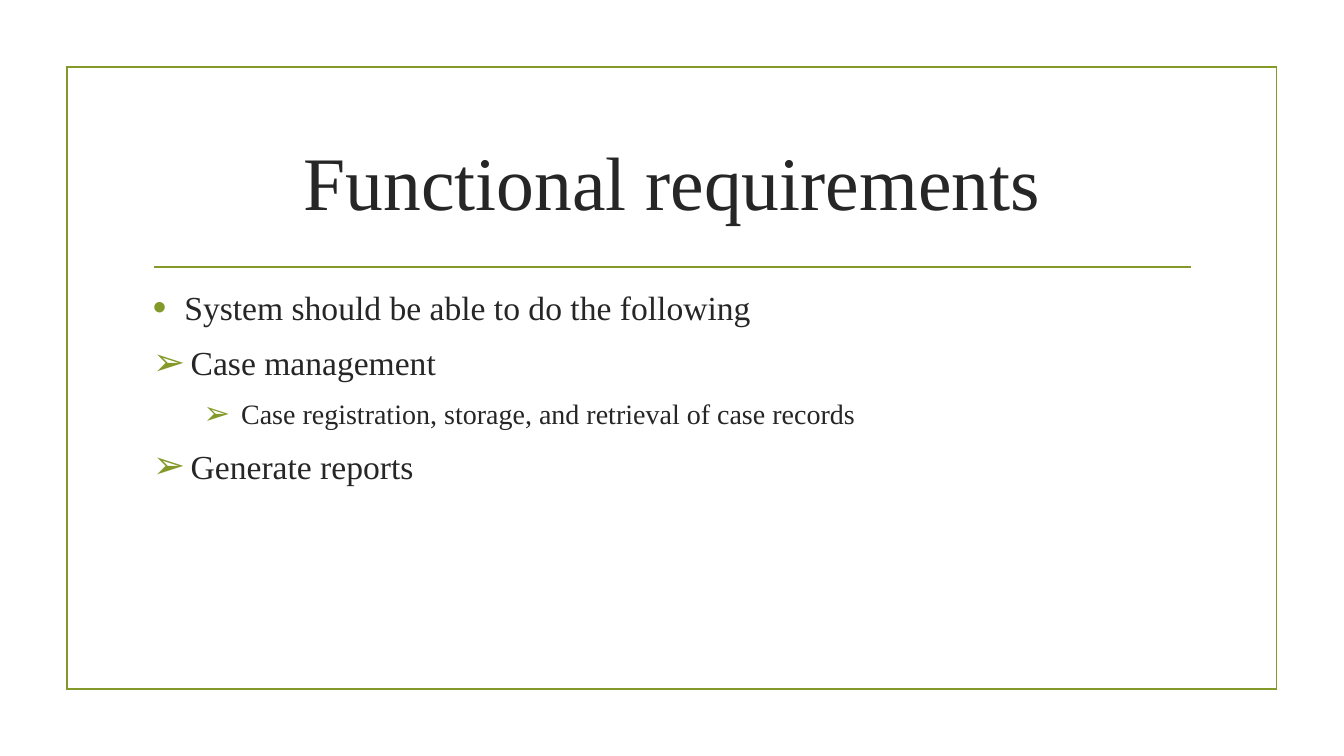
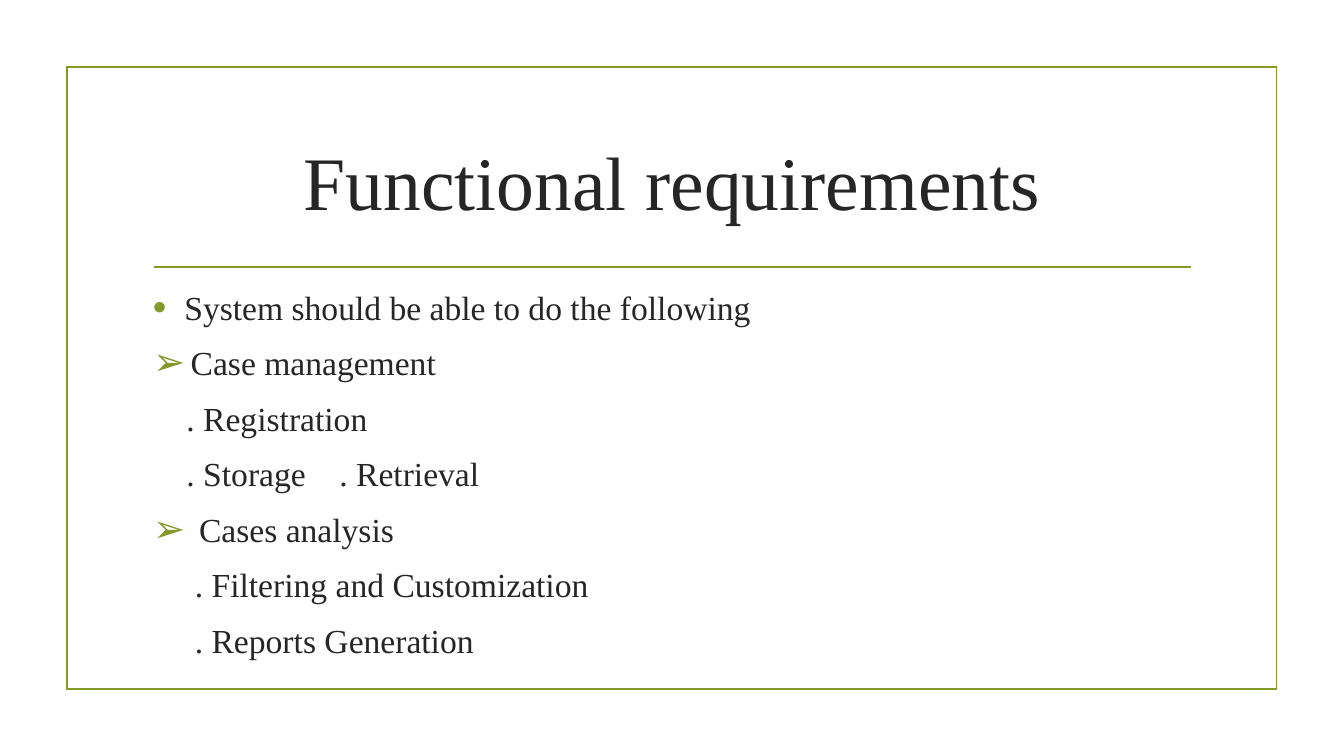
Before and after one commit to Lordwell-Manondo/Crime-Record-management-system, a slide deck: slide 5 of Crime record management system -1.pptx. Drawn at 1344x756 pixels with LibreOffice and Linux fonts; fonts in the diff are those of the drawing; background and template pictures are left out. Boxes give left, top, right and bottom in pixels: in the first picture for what was removed or moved away, otherwise in the second. Text is boxed around its words. In the diff, an @@ line names an element or a change of style, - is before the commit and + after.

```diff
--- a/Crime record management system -1.pptx
+++ b/Crime record management system -1.pptx
@@ text at <box>199,408,589,659</box>: text changed; size 20 to 24 pt @@
-  ➢ Case registration, storage, and retrieval of case records
-➢ Generate reports
+. Registration
+. Storage . Retrieval
+➢ Cases analysis
+. Filtering and Customization
+. Reports Generation
```
Also in this commit, not shown: 1 other slide changed, 2 other files.
